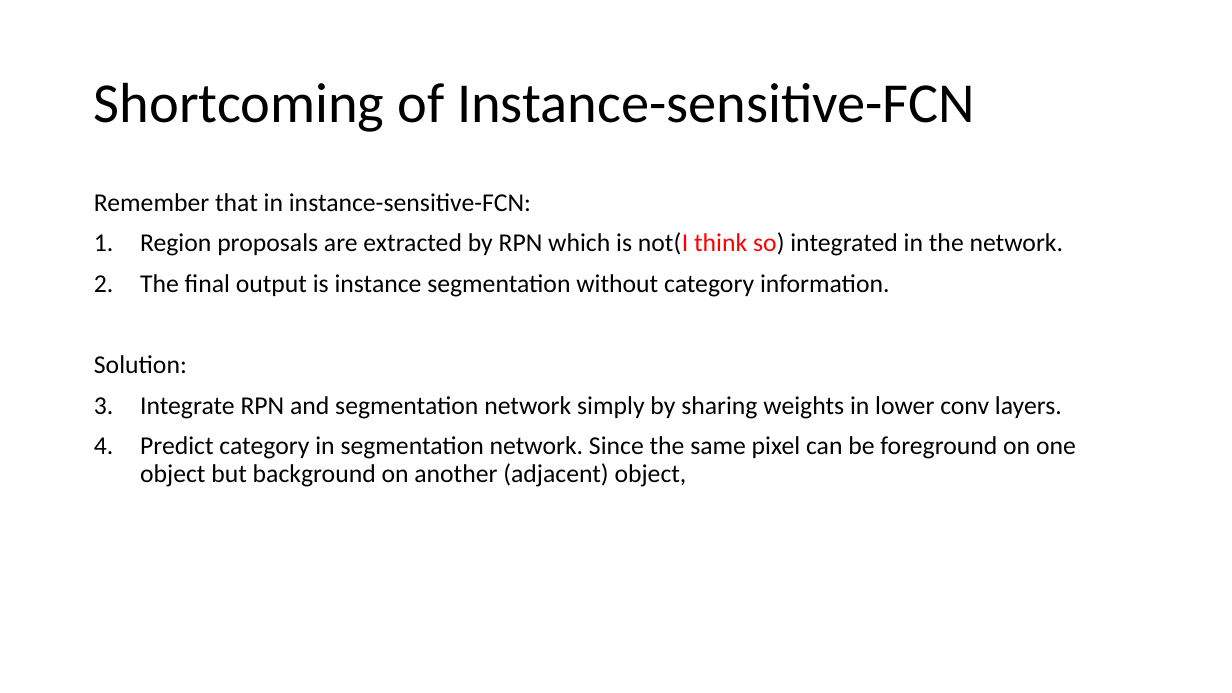
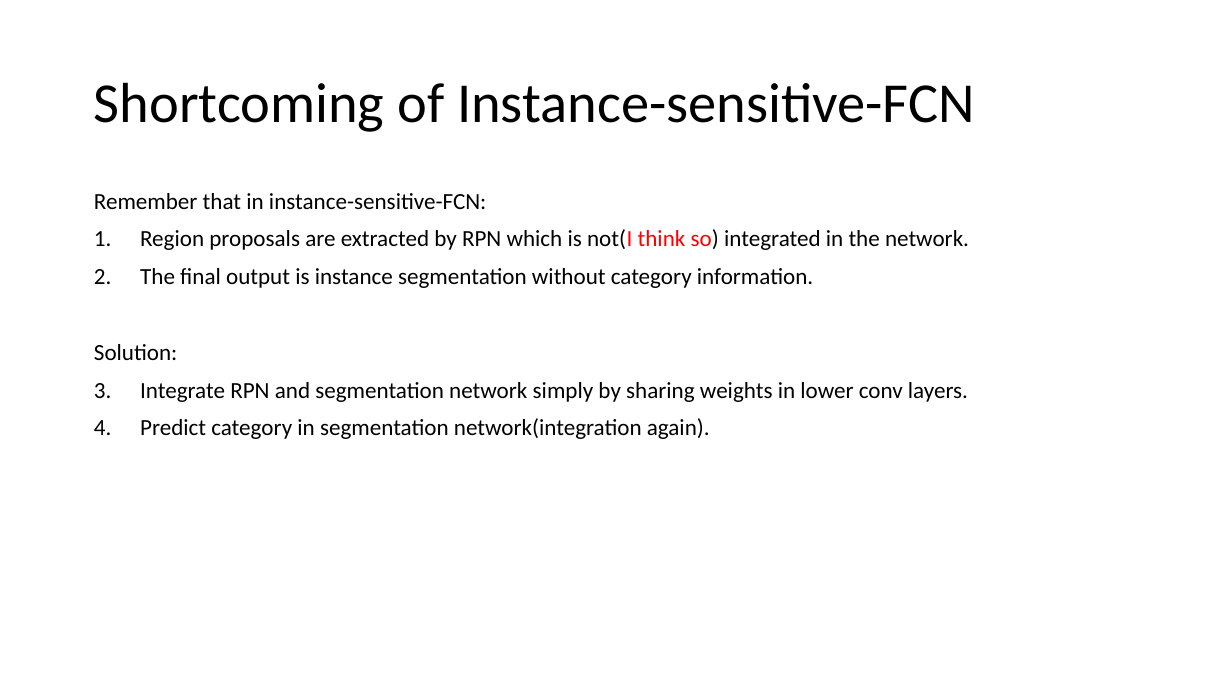
Before and after one commit to ZHAOZHIHAO/zhaozhihao.github.io, a slide deck: slide 20 of Image Segmentation with CNN.pptx. Drawn at 1232x693 pixels with LibreOffice and Linux fonts; fonts in the diff are those of the drawing. Boxes give left, top, right and bottom in pixels: in the first picture for what was removed or moved away, otherwise in the second. Text is boxed around its words. In the diff, an @@ line names an element or a change of style, - is before the commit and + after.

Commit message:
Modify Image segmentation with CNN

```diff
--- a/Image Segmentation with CNN.pptx
+++ b/Image Segmentation with CNN.pptx
@@ text at (94,193,969,402): size 20 to 18 pt in "Remember that in instance-sensitive-FCN:", "Region proposals are extracted by RPN which ...", "The final output is instance segmentation without ...", "Solution:" and 1 more places @@
@@ text at (140,418,710,439): text changed; size 20 to 18 pt @@
-2. Predict category in segmentation network. Since the same pixel can be foreground on one object but background on another (adjacent) object,
+2. Predict category in segmentation network(integration again).
```
Also in this commit, not shown: 2 other slides changed, 2 slides added, 1 slide removed.
